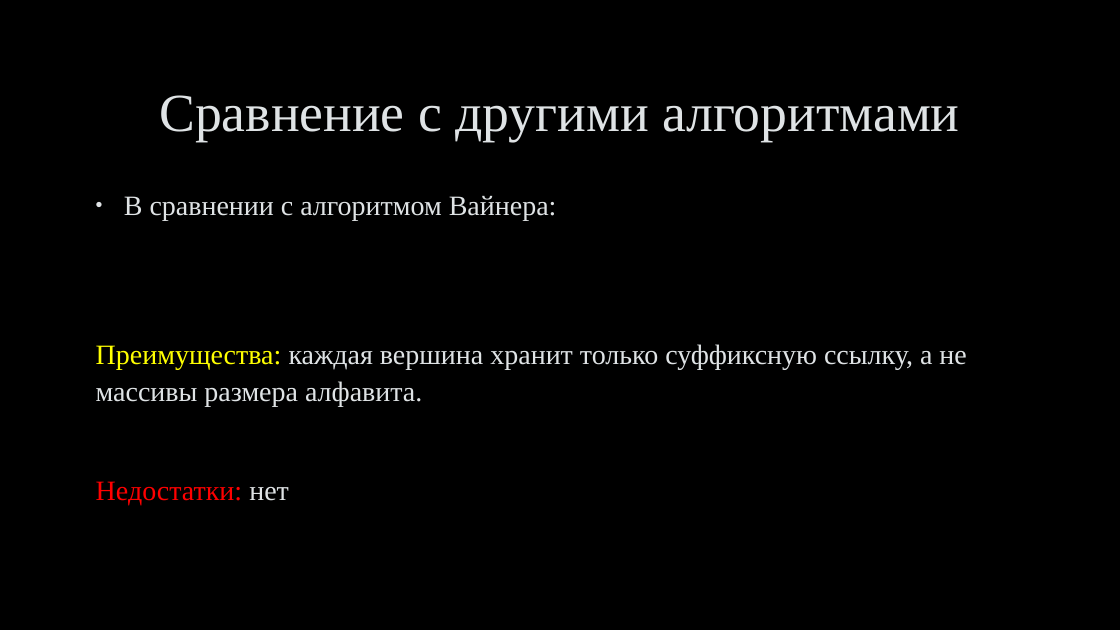
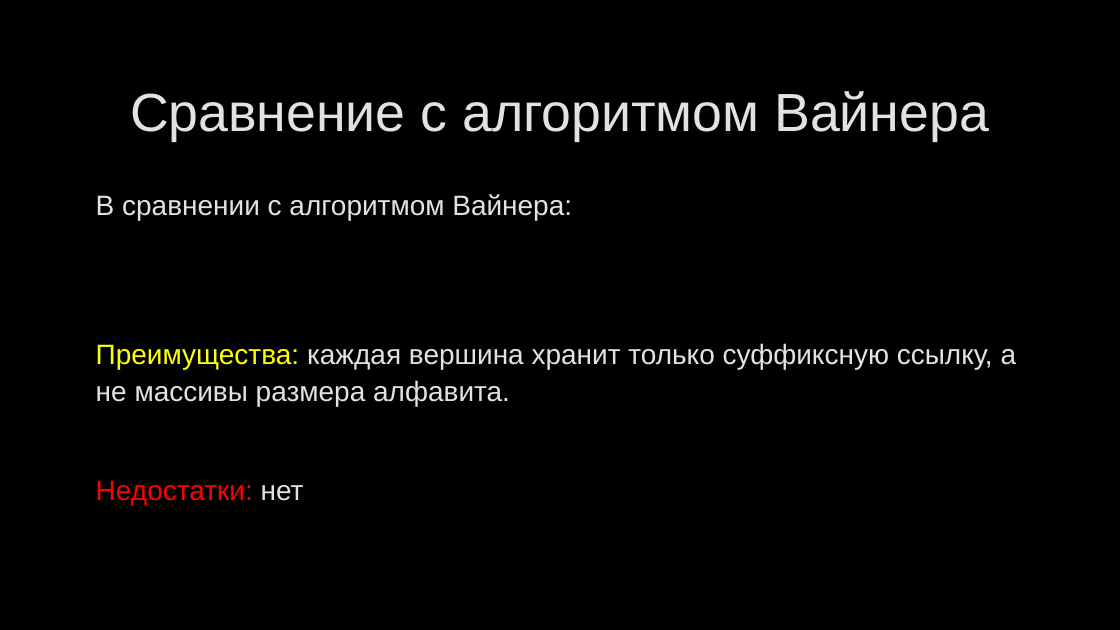
Before and after one commit to belkova-ea/McCreight-s-algo, a slide deck: slide 12 of Алгоритм МакКрейта.pptx. Drawn at 1120x630 pixels with LibreOffice and Linux fonts; fonts in the diff are those of the drawing; background and template pictures are left out. Boxes give left, top, right and bottom in pixels: in the first picture for what was removed or moved away, otherwise in the second. Text is boxed around its words. In the diff, an @@ line names an element or a change of style, - is before the commit and + after.

```diff
--- a/Алгоритм МакКрейта.pptx
+++ b/Алгоритм МакКрейта.pptx
@@ title at (x1=130, y1=91, x2=989, y2=141): text changed; font Times New Roman to Arial @@
-Сравнение с другими алгоритмами
+Сравнение с алгоритмом Вайнера
@@ text "В сравнении с алгоритмом Вайнера:" at (x1=96, y1=194, x2=1017, y2=505): font Times New Roman to Arial; bullet • to none @@
```
Also in this commit, not shown: 12 other slides changed, 2 slides added, 1 slide removed.
